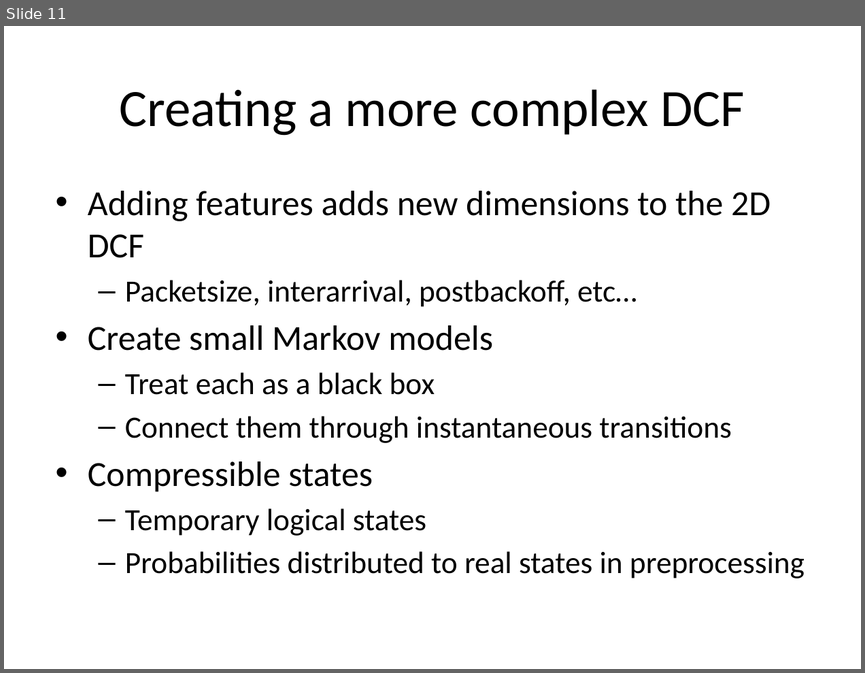
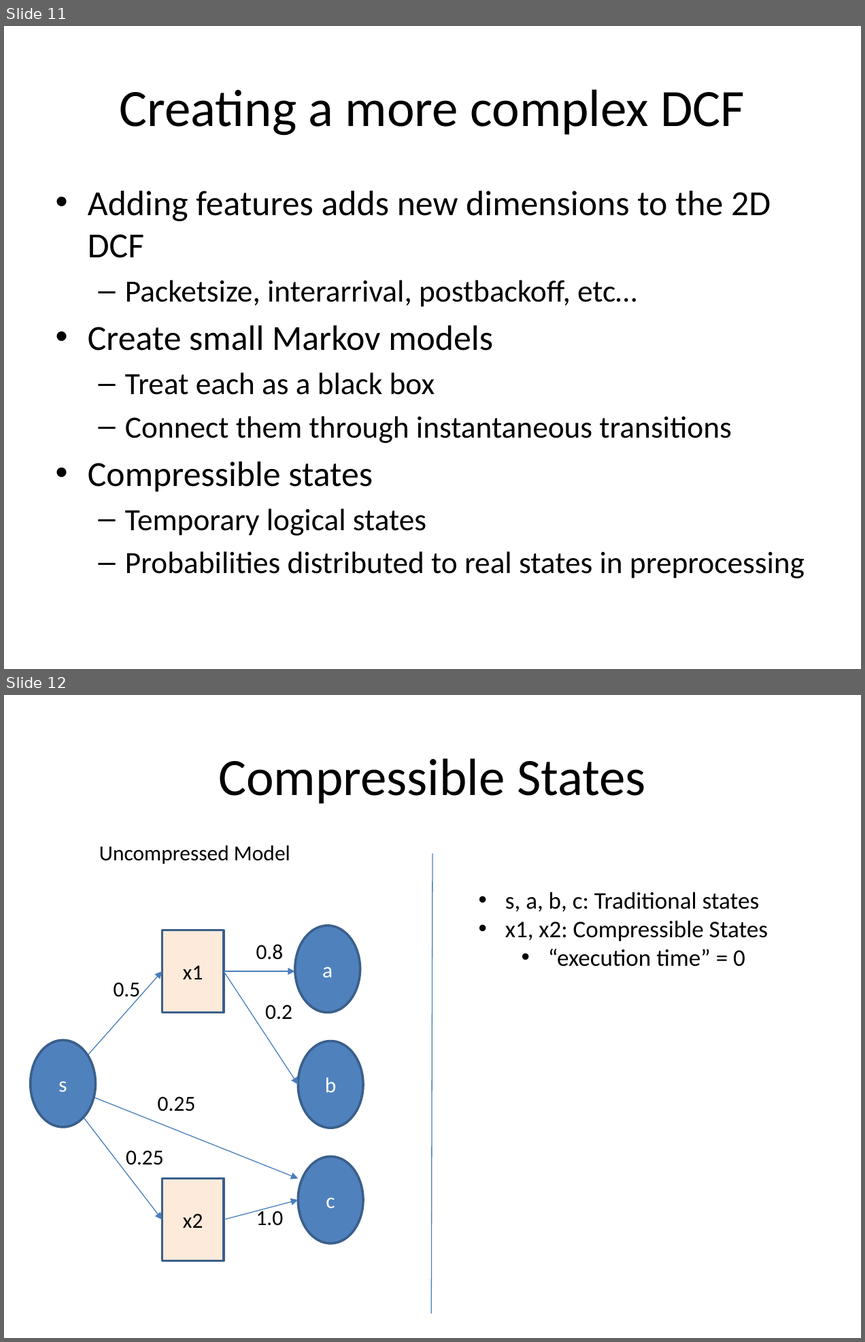
Before and after one commit to tamirh-uci/HeteroTrafficModels, a slide deck: presentation/slides.pptx. Shown one above the other, each under a label of ours: slide 11 before the commit, slides 11 and 12 after it. The pictures are 865x673 and 865x1342 pixels, drawn with LibreOffice and Linux fonts; fonts in the diff are those of the drawing. Boxes give left, top, right and bottom in pixels: in the first picture for what was removed or moved away, otherwise in the second. Text is boxed around its words. In the diff, an @@ line names an element or a change of style, - is before the commit and + after.

Commit message:
Updating the compressible state slides, correcting color and text

```diff
--- a/presentation/slides.pptx
+++ b/presentation/slides.pptx
@@ slide 12 added at box(4, 695, 861, 1338), background #FFFFFF @@
@@ title added at box(218, 758, 646, 804), 44 pt, text #000000 @@
+Compressible States
@@ text added at box(99, 845, 290, 864), 18 pt, text #000000 @@
+Uncompressed Model
@@ line added from (432, 853) to (432, 1314), #4B7EBC 0.75 pt @@
@@ text added at box(505, 892, 768, 966), 20 pt, text #000000 @@
+• s, a, b, c: Traditional states
+• x1, x2: Compressible States
+  • “execution time” = 0
@@ rectangle added at box(162, 930, 224, 1012), fill #FDEADA, outline #3A5F8C 2 pt, 18 pt, text #000000 @@
+x1
@@ ellipse added at box(295, 926, 360, 1012), fill #4F81BD, outline #3A5F8C 2 pt, 18 pt, text #FFFFFF @@
+a
@@ text added at box(256, 944, 283, 960), 18 pt, text #000000 @@
+0.8
@@ arrow added from (61, 1084) to (162, 971), #4B7EBC 0.75 pt @@
@@ arrow added from (224, 971) to (295, 971), #4B7EBC 0.75 pt @@
@@ arrow added from (224, 971) to (298, 1084), #4B7EBC 0.75 pt @@
@@ text added at box(113, 982, 141, 1002), 18 pt, text #000000 @@
+0.5
@@ text added at box(265, 1004, 292, 1019), 18 pt, text #000000 @@
+0.2
@@ ellipse added at box(31, 1040, 96, 1127), fill #4F81BD, outline #3A5F8C 2 pt, 18 pt, text #FFFFFF @@
+s
@@ ellipse added at box(298, 1041, 363, 1127), fill #4F81BD, outline #3A5F8C 2 pt, 18 pt, text #FFFFFF @@
+b
@@ arrow added from (61, 1084) to (298, 1178), #4B7EBC 0.75 pt @@
@@ arrow added from (61, 1089) to (162, 1219), #4B7EBC 0.75 pt @@
@@ text added at box(158, 1096, 196, 1111), 18 pt, text #000000 @@
+0.25
@@ text added at box(126, 1150, 164, 1165), 18 pt, text #000000 @@
+0.25
@@ ellipse added at box(298, 1156, 363, 1242), fill #4F81BD, outline #3A5F8C 2 pt, 18 pt, text #FFFFFF @@
+c
@@ rectangle added at box(162, 1178, 224, 1261), fill #FDEADA, outline #3A5F8C 2 pt, 18 pt, text #000000 @@
+x2
@@ arrow added from (224, 1219) to (298, 1200), #4B7EBC 0.75 pt @@
@@ text added at box(256, 1207, 283, 1225), 18 pt, text #000000 @@
+1.0
```
Also in this commit, not shown: 5 slides changed.
